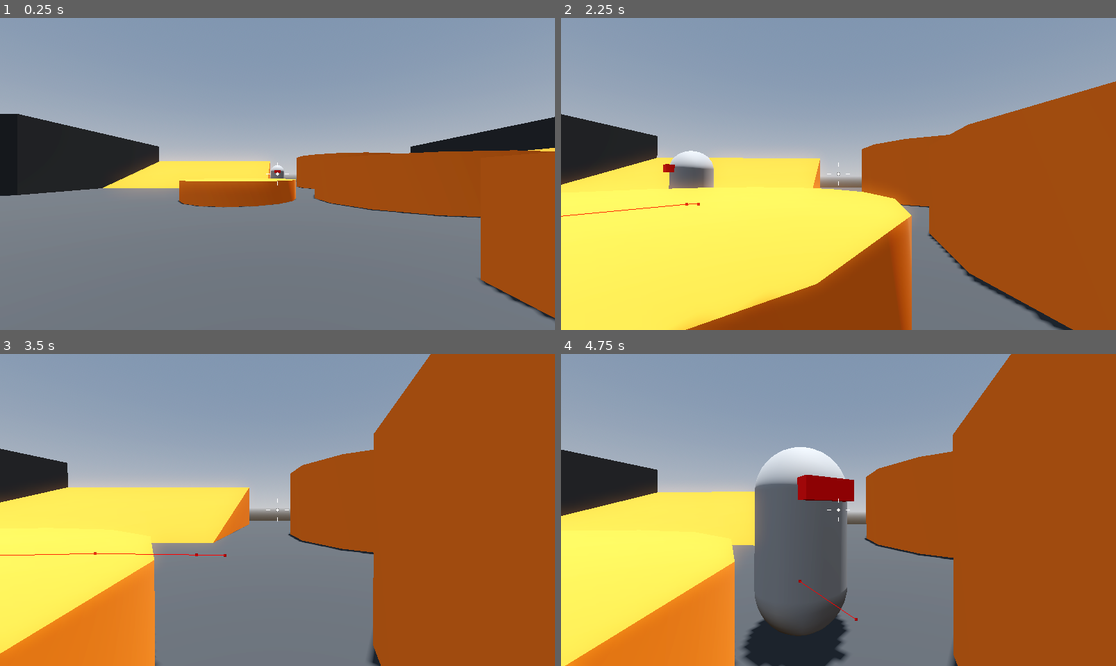
Above: before the commit, frames 1-4 (two rows, left to right).
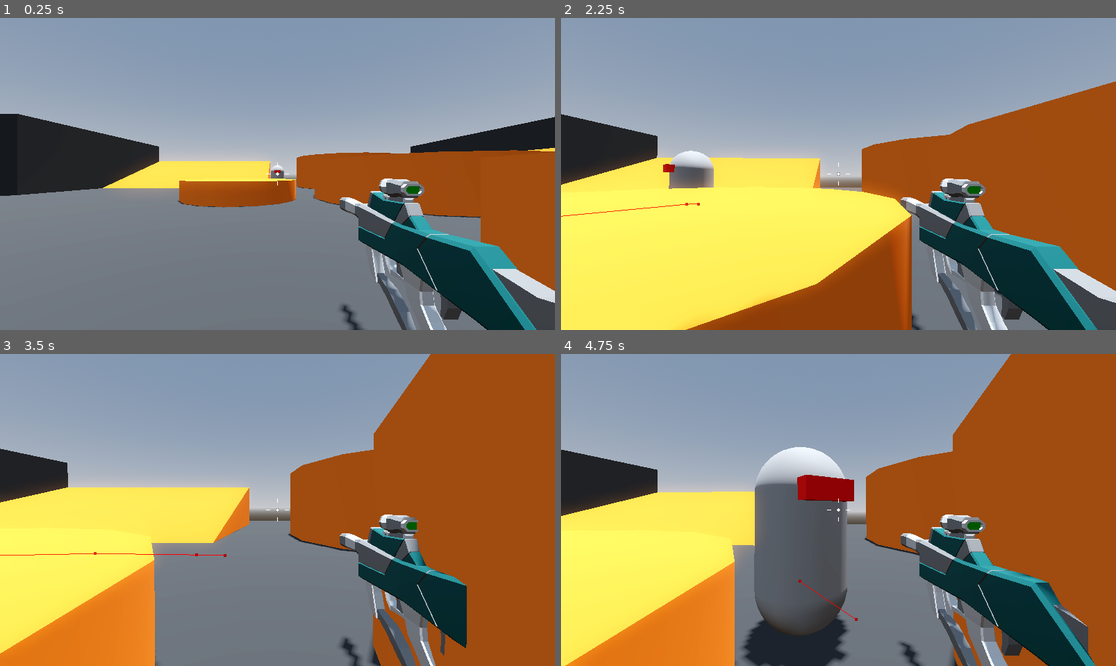
Above: after the commit, the same moments.

Repository: niamh-d/godot-3d-fps
Game: Godot game, scene res://Levels/sandbox.tscn
Two runs of this game, one before a commit and one after it. Both use one fixed random seed, a clock stepped at 60 frames per second and the inputs below.
Inputs (mouse positions are in pixels of both pictures, inside the frame that each line leads up to):
- Up to frame 1 (0.25 s): no input
- Up to frame 2 (2.25 s): tap Enter at 0.5 s; move the mouse to (866, 174) at 0.52 s; hold W (move_forward) from 0.53 s (still down); tap Space (jump) at 0.77, 1.52 s; move the mouse to (810, 174) at 1.27 s; move the mouse to (849, 167) at 2.02 s
- Up to frame 3 (3.5 s): keep holding W (move_forward); move the mouse to (271, 516) at 2.77 s; tap Space (jump) at 3.02 s
- Up to frame 4 (4.75 s): keep holding W (move_forward); move the mouse to (877, 513) at 3.52 s; tap Space (jump) at 3.77, 4.52 s; move the mouse to (794, 506) at 4.27 s

The runs differ from the first frame. In frame 1, 9.1% of the frame differs, in the area x 61-100%, y 51-100%; in frame 2, 9.1%; in frame 3, 5.9%; in frame 4, 8.6%.

Commit message:
added weapon asset

Diff:
--- a/Player/player.tscn
+++ b/Player/player.tscn
@@ -1,8 +1,9 @@
-[gd_scene load_steps=6 format=3 uid="uid://hpri5gdawsdq"]
+[gd_scene load_steps=7 format=3 uid="uid://hpri5gdawsdq"]
 
 [ext_resource type="Script" path="res://Player/player.gd" id="1_4hj1r"]
 [ext_resource type="Script" path="res://Player/smooth_camera.gd" id="2_7qui5"]
 [ext_resource type="Script" path="res://Player/crosshair.gd" id="3_0vrit"]
+[ext_resource type="PackedScene" uid="uid://b1njre73kirtf" path="res://Weapons/SMG.glb" id="3_4wpoe"]
 
 [sub_resource type="CapsuleMesh" id="CapsuleMesh_x4edi"]
 
@@ -25,6 +26,9 @@
 top_level = true
 script = ExtResource("2_7qui5")
 
+[node name="SMG" parent="CameraPivot/SmoothCamera" instance=ExtResource("3_4wpoe")]
+transform = Transform3D(1, 0, 0, 0, 1, 0, 0, 0, 1, 0.7, -0.35, -1)
+
 [node name="CenterContainer" type="CenterContainer" parent="."]
 anchors_preset = 15
 anchor_right = 1.0
Binary file added: Weapons/SMG.glb
Not shown, added: Weapons/SMG.glb.import
Binary file added: Weapons/SMG_Palette-Colour.png
Not shown, added: Weapons/SMG_Palette-Colour.png.import
